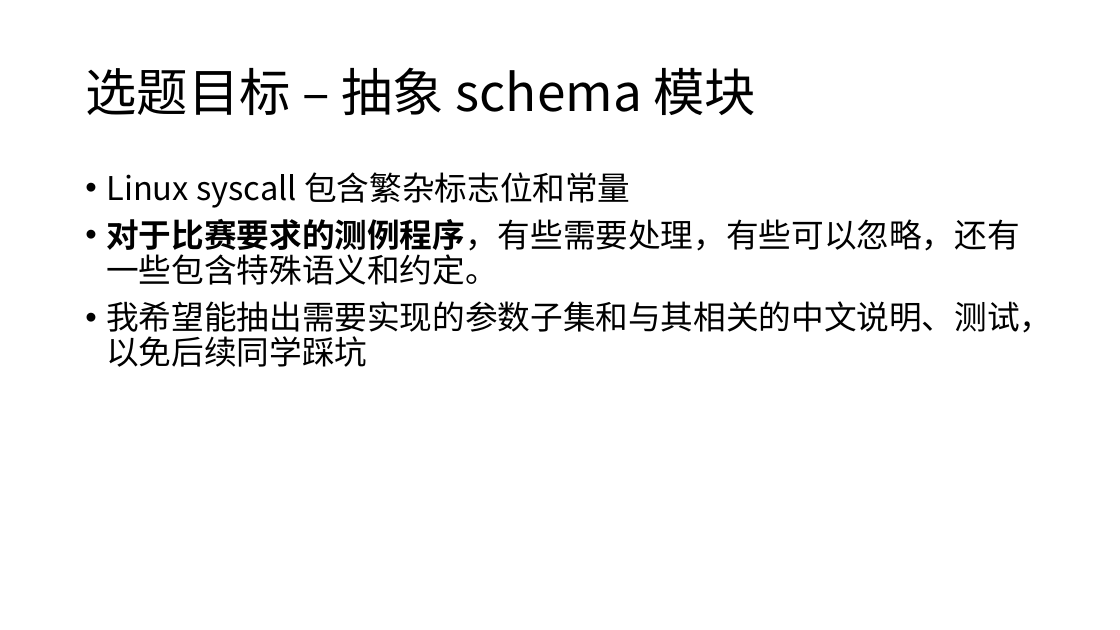
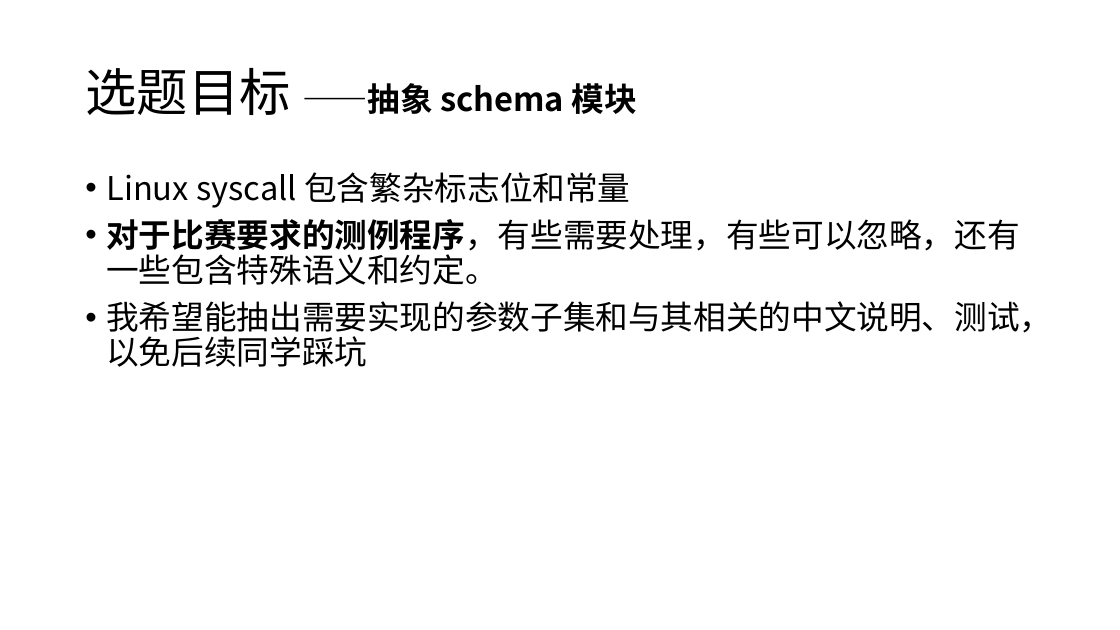
Before and after one commit to scPointer/maturin, a slide deck: slide 12 of repo/20230105.pptx (slide 13 before the commit). Drawn at 1120x630 pixels with LibreOffice and Linux fonts; fonts in the diff are those of the drawing. Boxes give left, top, right and bottom in pixels: in the first picture for what was removed or moved away, otherwise in the second. Text is boxed around its words. In the diff, an @@ line names an element or a change of style, - is before the commit and + after.

```diff
--- a/repo/20230105.pptx
+++ b/repo/20230105.pptx
@@ title at (85,68,637,115): text changed; size 44 to 28 pt; bold on @@
-选题目标 – 抽象 schema 模块
+选题目标 ——抽象 schema 模块
```
Also in this commit, not shown: 11 other slides changed, 1 slide added, 1 other file.
